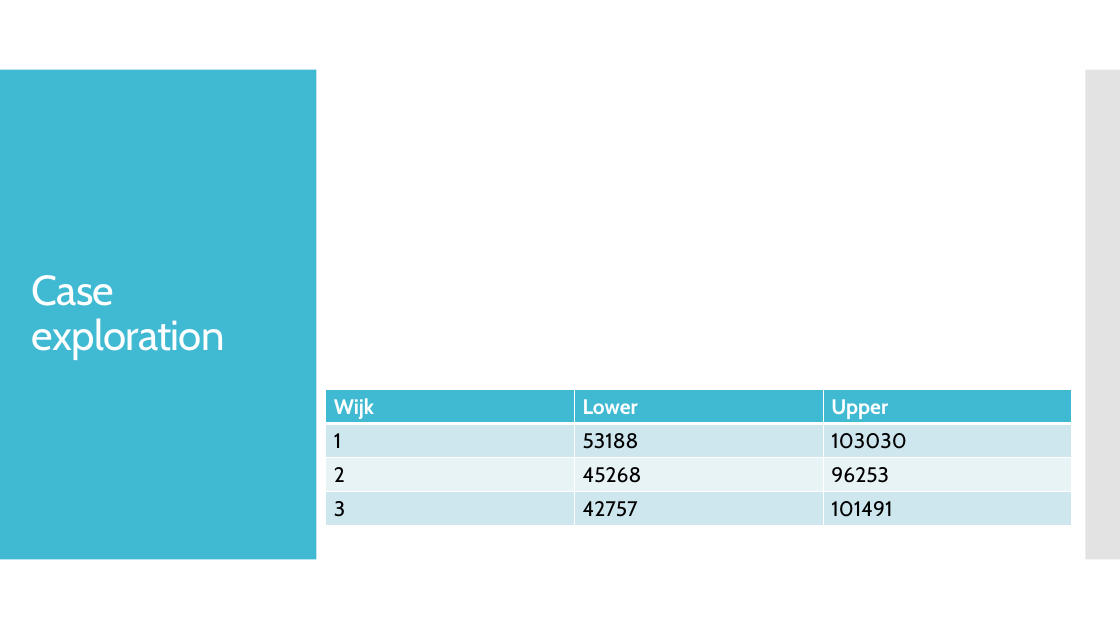
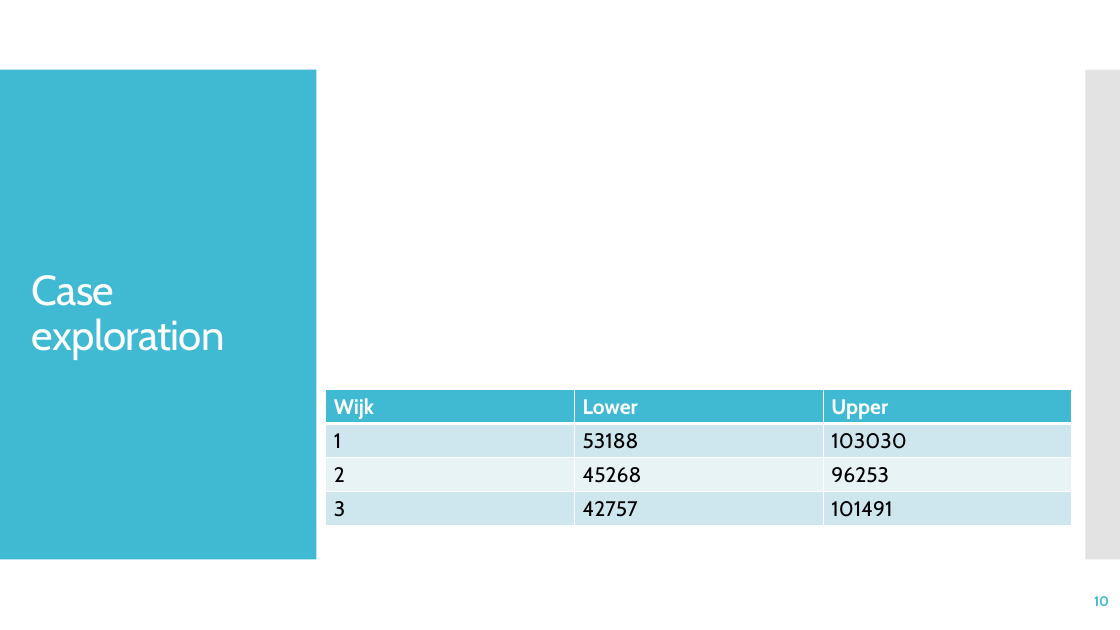
Before and after one commit to DaanMol/blauw.smartgrid, a slide deck: slide 10 of Presentation/powerpoints/The presentation to end all presentations.pptx (slide 8 before the commit). Drawn at 1120x630 pixels with LibreOffice and Linux fonts; fonts in the diff are those of the drawing; grey boxes stand for pictures. Boxes give left, top, right and bottom in pixels: in the first picture for what was removed or moved away, otherwise in the second. Text is boxed around its words. In the diff, an @@ line names an element or a change of style, - is before the commit and + after.

```diff
--- a/Presentation/powerpoints/The presentation to end all presentations.pptx
+++ b/Presentation/powerpoints/The presentation to end all presentations.pptx
@@ page number added at [1094, 596, 1109, 606], 12 pt, text #40BAD2, bold @@
+10
```
Also in this commit, not shown: 15 other slides changed, 12 slides added, 4 slides removed.
